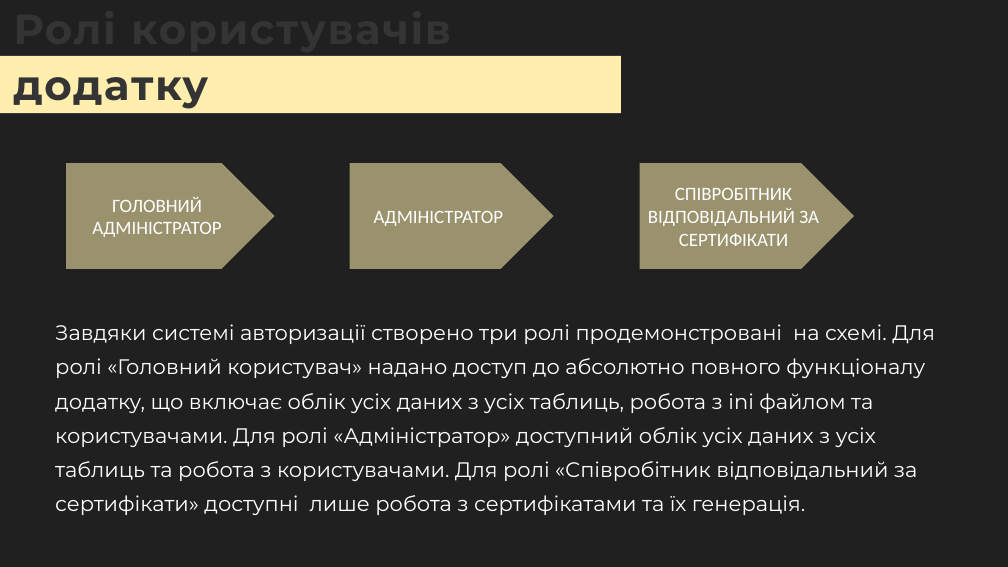
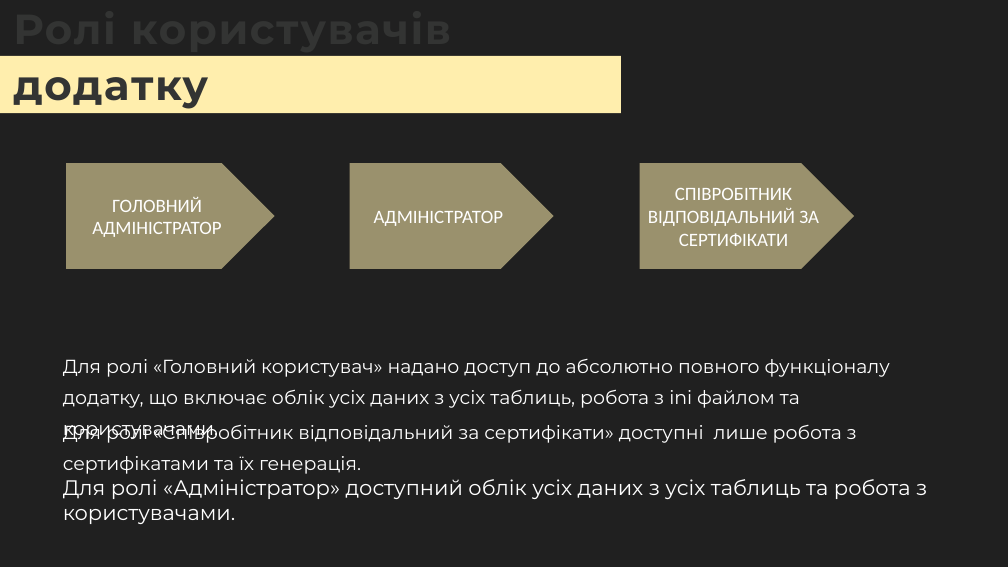
Before and after one commit to hucketa/CP, a slide deck: slide 9 of Звітність/Презентація.pptx (slide 8 before the commit). Drawn at 1008x567 pixels with LibreOffice and Linux fonts; fonts in the diff are those of the drawing. Boxes give left, top, right and bottom in pixels: in the first picture for what was removed or moved away, otherwise in the second. Text is boxed around its words. In the diff, an @@ line names an element or a change of style, - is before the commit and + after.

```diff
--- a/Звітність/Презентація.pptx
+++ b/Звітність/Презентація.pptx
@@ text at (x1=63, y1=359, x2=890, y2=408): text changed; size 40 to 36 pt @@
-Завдяки системі авторизації створено три ролі продемонстровані на схемі. Для ролі «Головний користувач» надано доступ до абсолютно повного функціоналу додатку, що включає облік усіх даних з усіх таблиць, робота з ini файлом та користувачами. Для ролі «Адміністратор» доступний облік усіх даних з усіх таблиць та робота з користувачами. Для ролі «Співробітник відповідальний за сертифікати» доступні лише робота з сертифікатами та їх генерація.
+Для ролі «Головний користувач» надано доступ до абсолютно повного функціоналу додатку, що включає облік усіх даних з усіх таблиць, робота з ini файлом та користувачами.
@@ text added at (x1=63, y1=424, x2=857, y2=474), 36 pt, text #FFFFFF @@
+Для ролі «Співробітник відповідальний за сертифікати» доступні лише робота з сертифікатами та їх генерація.
@@ text added at (x1=63, y1=479, x2=927, y2=524), 40 pt, text #FFFFFF @@
+Для ролі «Адміністратор» доступний облік усіх даних з усіх таблиць та робота з користувачами.
```
Also in this commit, not shown: 3 other slides changed, 1 slide added.
